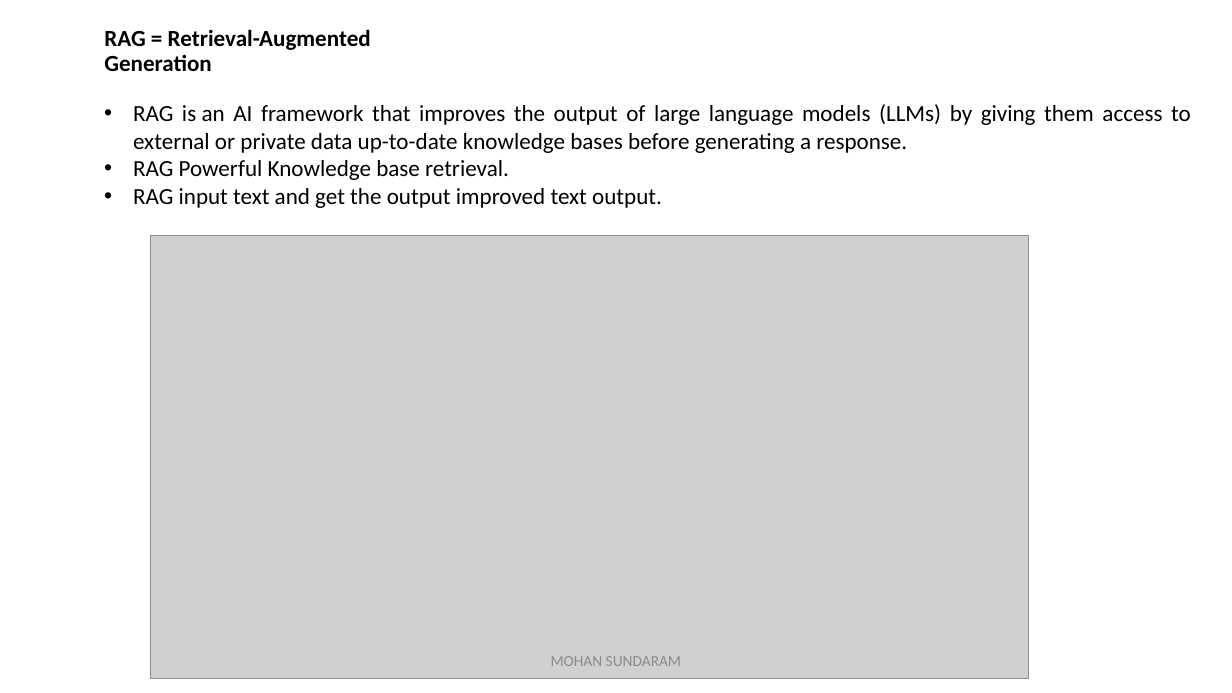
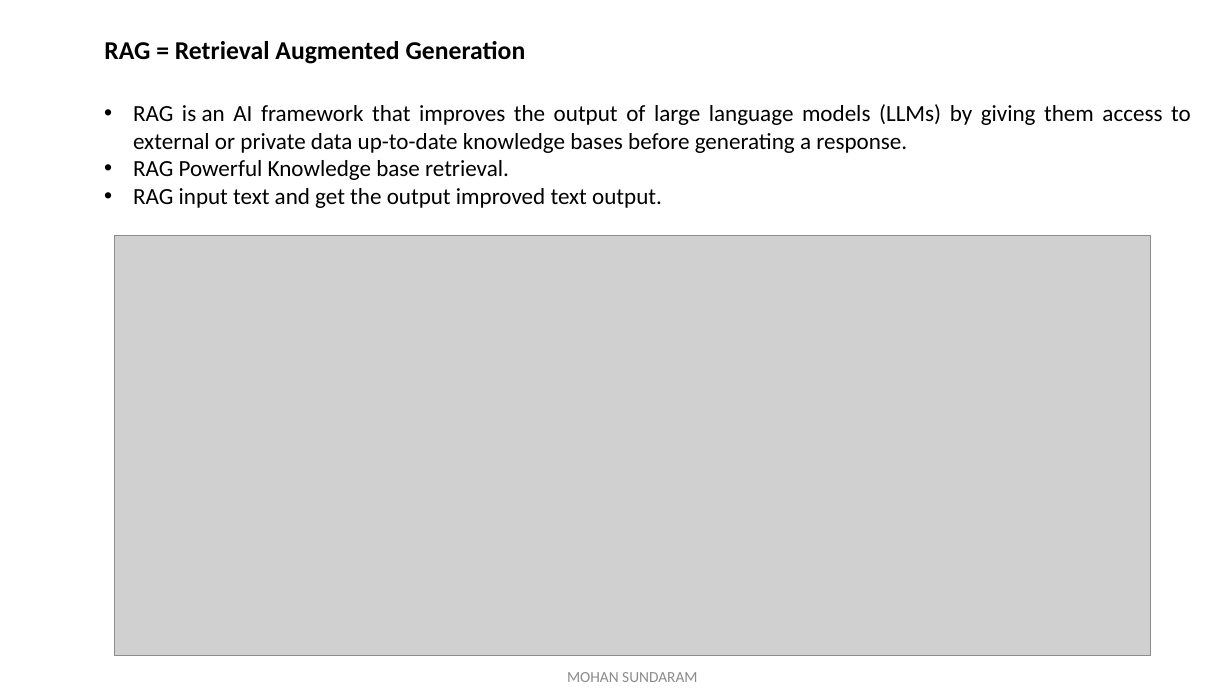
Before and after one commit to mohan4295work/Doc, a slide deck: slide 6 of Artificial Intelligence.pptx (slide 4 before the commit). Drawn at 1232x693 pixels with LibreOffice and Linux fonts; fonts in the diff are those of the drawing; grey boxes stand for pictures. Boxes give left, top, right and bottom in pixels: in the first picture for what was removed or moved away, otherwise in the second. Text is boxed around its words. In the diff, an @@ line names an element or a change of style, - is before the commit and + after.

```diff
--- a/Artificial Intelligence.pptx
+++ b/Artificial Intelligence.pptx
@@ title at (x1=104, y1=41, x2=526, y2=64): text changed; size 18 to 20 pt @@
-RAG = Retrieval-Augmented Generation
+RAG = Retrieval Augmented Generation
@@ picture resized from (x1=151, y1=236, x2=1028, y2=678) to (x1=115, y1=236, x2=1151, y2=655) @@
@@ text "MOHAN SUNDARAM" moved from (x1=551, y1=656, x2=681, y2=666) to (x1=567, y1=672, x2=697, y2=682) @@
```
Also in this commit, not shown: 5 other slides changed, 7 slides added, 1 slide removed.
